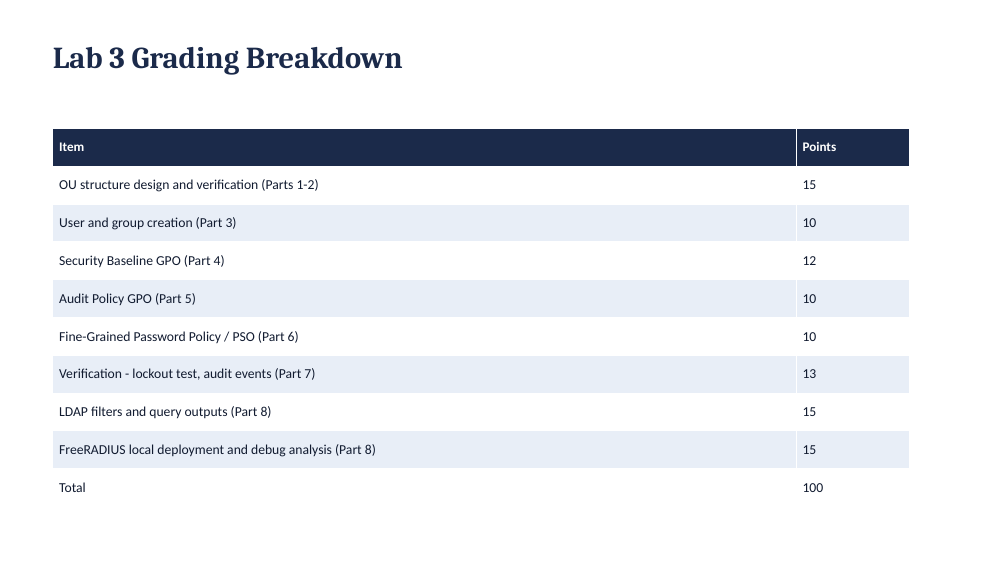
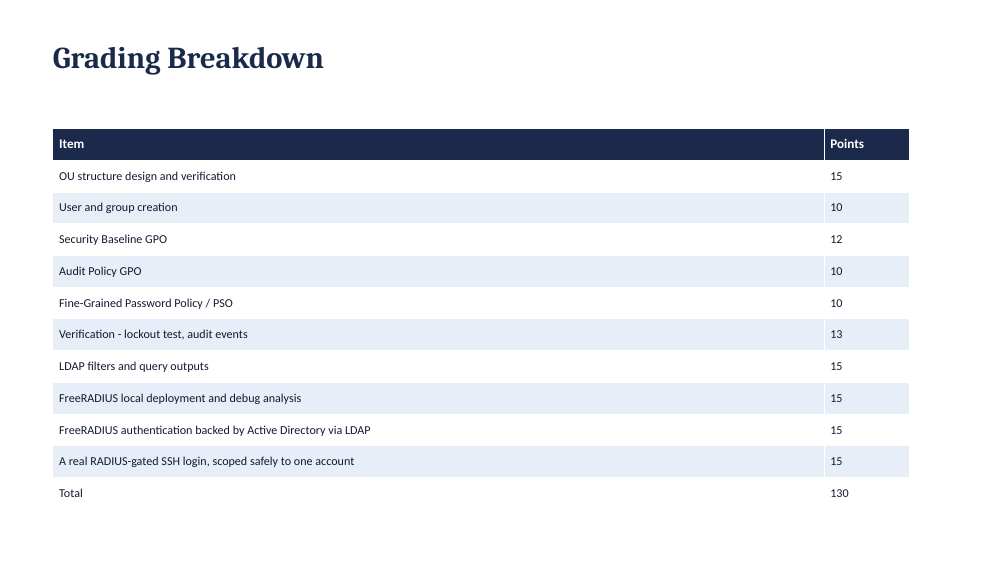
Before and after one commit to BYU-CYBER-444/byu-cyber-444.github.io, a slide deck: slide 73 of lectures/CYBER444_Week03_Windows_Server_Administration.pptx (slide 59 before the commit). Drawn at 1008x567 pixels with LibreOffice and Linux fonts; fonts in the diff are those of the drawing. Boxes give left, top, right and bottom in pixels: in the first picture for what was removed or moved away, otherwise in the second. Text is boxed around its words. In the diff, an @@ line names an element or a change of style, - is before the commit and + after.

```diff
--- a/lectures/CYBER444_Week03_Windows_Server_Administration.pptx
+++ b/lectures/CYBER444_Week03_Windows_Server_Administration.pptx
@@ text at box(53, 47, 324, 75): text changed @@
-Lab 3 Grading Breakdown
+Grading Breakdown
@@ table at box(53, 129, 910, 510) @@
-row 2: OU structure design and verification (Parts 1-2) | 15
-row 3: User and group creation (Part 3) | 10
-row 4: Security Baseline GPO (Part 4) | 12
-row 5: Audit Policy GPO (Part 5) | 10
-row 6: Fine-Grained Password Policy / PSO (Part 6) | 10
-row 7: Verification - lockout test, audit events (Part 7) | 13
-row 8: LDAP filters and query outputs (Part 8) | 15
-row 9: FreeRADIUS local deployment and debug analysis (Part 8) | 15
-row 10: Total | 100
+row 2: OU structure design and verification | 15
+row 3: User and group creation | 10
+row 4: Security Baseline GPO | 12
+row 5: Audit Policy GPO | 10
+row 6: Fine-Grained Password Policy / PSO | 10
+row 7: Verification - lockout test, audit events | 13
+row 8: LDAP filters and query outputs | 15
+row 9: FreeRADIUS local deployment and debug analysis | 15
+row 10: FreeRADIUS authentication backed by Active Directory via LDAP | 15
+row 11: A real RADIUS-gated SSH login, scoped safely to one account | 15
+row 12: Total | 130
```
Also in this commit, not shown: 14 other slides changed, 15 slides added, 1 slide removed, 2 other files.
